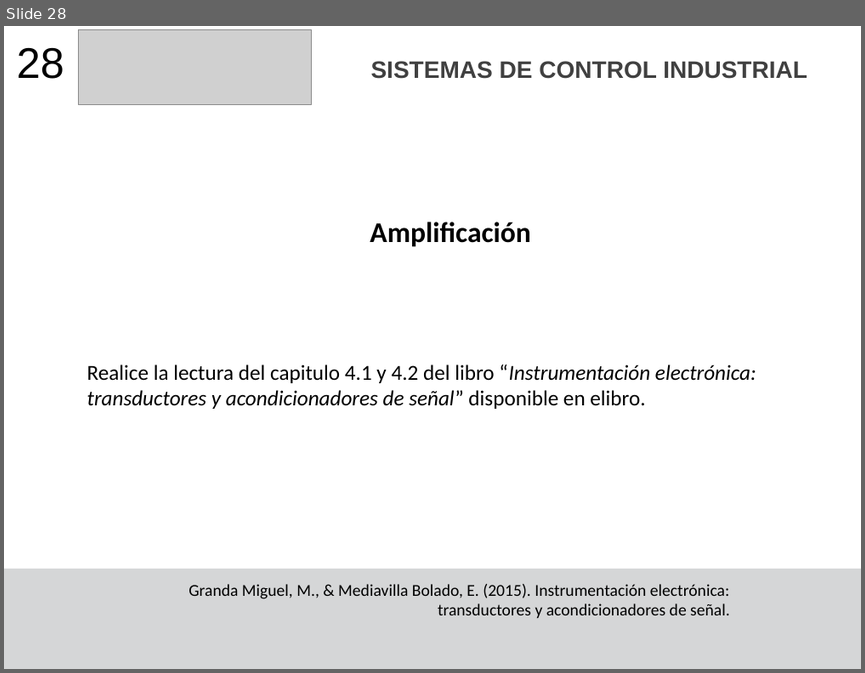
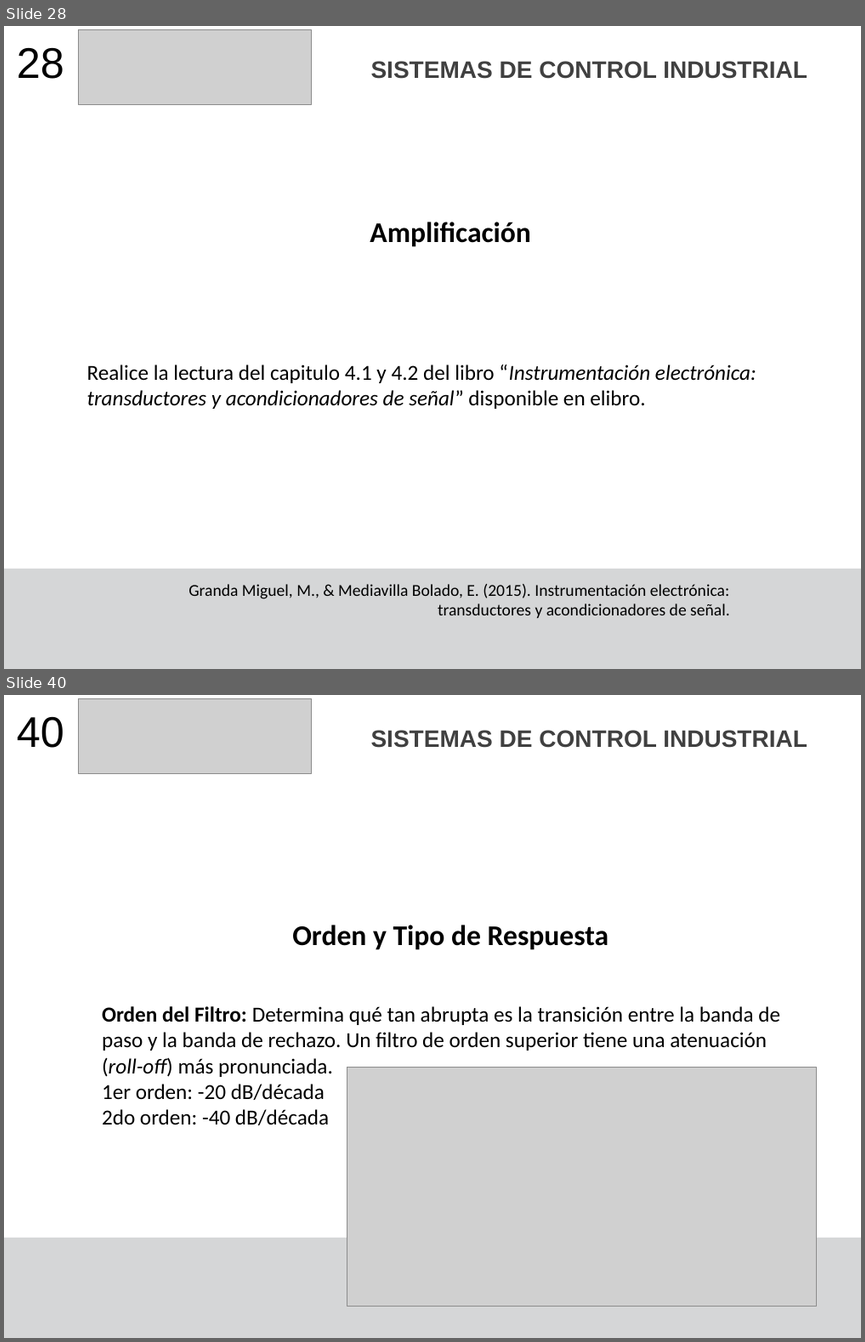
Before and after one commit to F4bian1012/Sistemas_De_Contro_Industrial, a slide deck: Lesson_5-6/Acondicionamiento_Señales.pptx. Shown one above the other, each under a label of ours: slide 28 before the commit, slides 28 and 40 after it; the slides between them are not shown. The pictures are 865x673 and 865x1342 pixels, drawn with LibreOffice and Linux fonts; fonts in the diff are those of the drawing; grey boxes stand for pictures. Boxes give left, top, right and bottom in pixels: in the first picture for what was removed or moved away, otherwise in the second. Text is boxed around its words. In the diff, an @@ line names an element or a change of style, - is before the commit and + after.

```diff
--- a/Lesson_5-6/Acondicionamiento_Señales.pptx
+++ b/Lesson_5-6/Acondicionamiento_Señales.pptx
@@ slide 40 added at box(4, 695, 861, 1338), background #FFFFFF; not listed: 1 template element that a slide beside it also shows @@
@@ text added at box(17, 716, 64, 748), 36 pt, text #000000 @@
+40
@@ picture added at box(79, 699, 312, 774) @@
@@ text added at box(371, 730, 807, 748), 20 pt, text #404040, bold @@
+SISTEMAS DE CONTROL INDUSTRIAL
@@ title added at box(292, 925, 609, 950), 24 pt, text #000000, bold @@
+Orden y Tipo de Respuesta
@@ text added at box(102, 1006, 780, 1125), 18 pt, text #000000 @@
+Orden del Filtro: Determina qué tan abrupta es la transición entre la banda de paso y la banda de rechazo. Un filtro de orden superior tiene una atenuación (roll-off) más pronunciada.
+1er orden: -20 dB/década
+2do orden: -40 dB/década
@@ picture added at box(347, 1066, 817, 1306) @@
```
Also in this commit, not shown: 2 slides changed, 20 other slides added, 4 other files.
